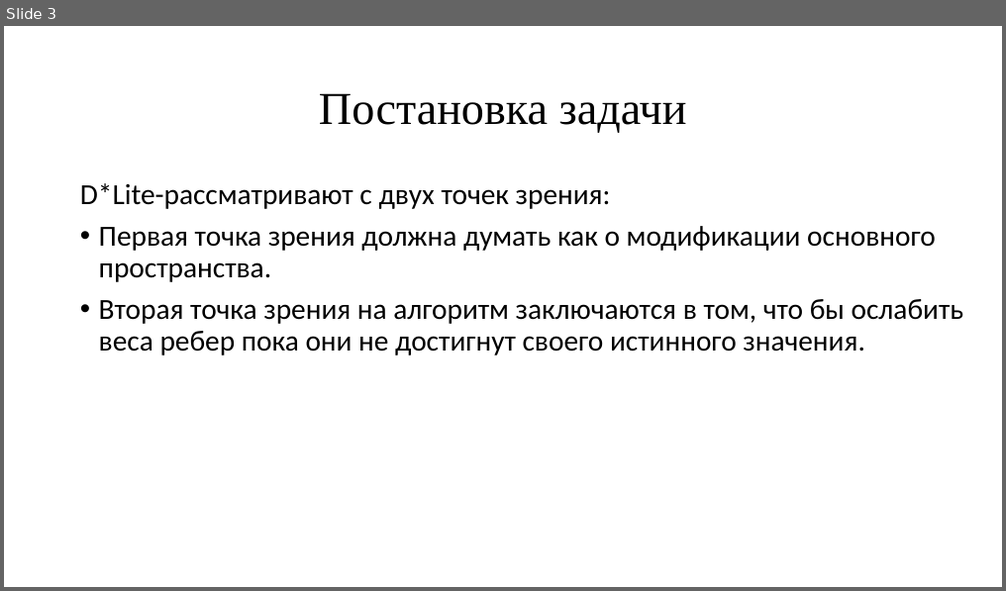
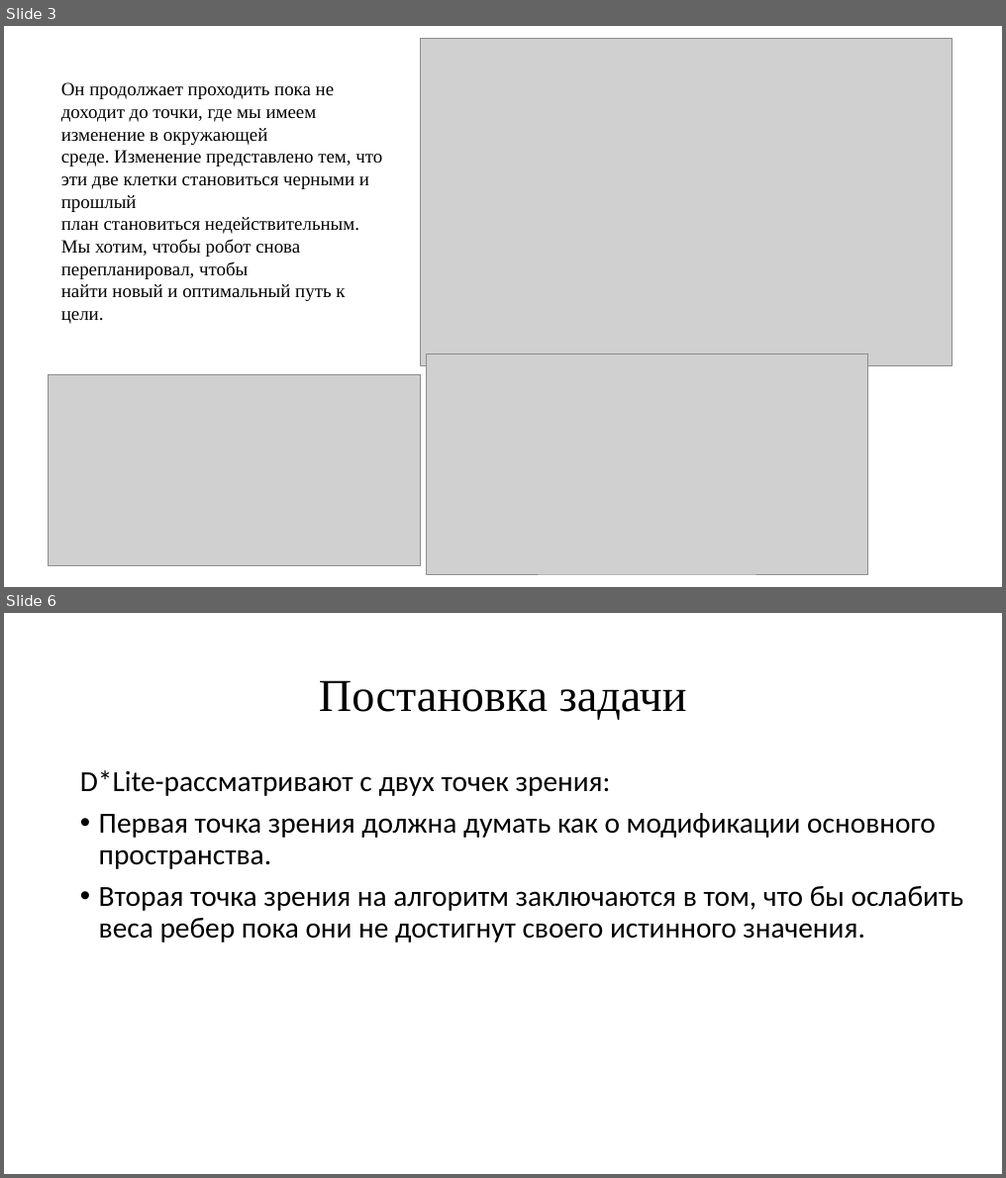
Before and after one commit to lizz770/D-Lite, a slide deck: DstarLite.pptx. Shown one above the other, each under a label of ours: slide 3 before the commit, slides 3 and 6 after it; the slides between them are not shown. The pictures are 1006x591 and 1006x1178 pixels, drawn with LibreOffice and Linux fonts; fonts in the diff are those of the drawing; grey boxes stand for pictures. Boxes give left, top, right and bottom in pixels: in the first picture for what was removed or moved away, otherwise in the second. Text is boxed around its words. In the diff, an @@ line names an element or a change of style, - is before the commit and + after.

```diff
--- a/DstarLite.pptx
+++ b/DstarLite.pptx
@@ slide 3 added at (4,26,1002,587), background #FFFFFF @@
@@ picture added at (420,38,951,367) @@
@@ text added at (61,82,382,324), 18 pt, text #000000 @@
+Он продолжает проходить пока не доходит до точки, где мы имеем изменение в окружающей
+среде. Изменение представлено тем, что эти две клетки становиться черными и прошлый
+план становиться недействительным. Мы хотим, чтобы робот снова перепланировал, чтобы
+найти новый и оптимальный путь к цели.
@@ picture added at (49,374,421,567) @@
@@ picture added at (426,355,868,574) @@
@@ what was slide 3 is now slide 6 @@
```
Also in this commit, not shown: 4 slides changed, 2 other slides added, 2 other files.
